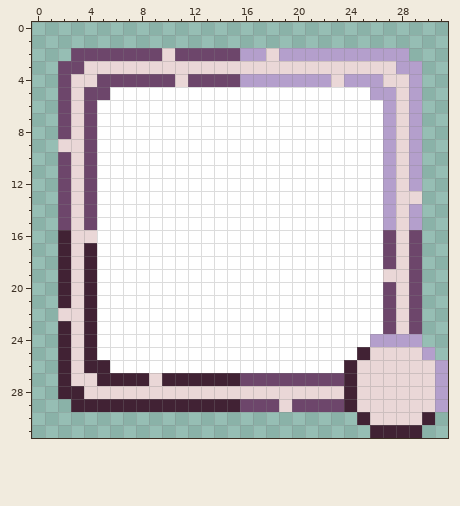
File history of a pixel-art file, Assets/_Project/Art/UI/PotBar.aseprite. That is the earlier state.
32x32 pixels, 1 frame.
Once edited:
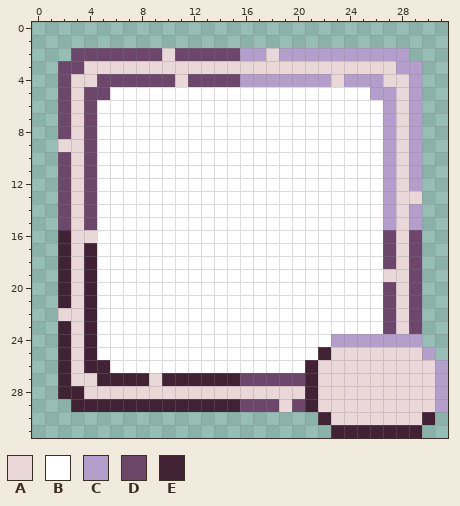
Palette (. is transparent): A #ead7d7  B #ffffff  C #b49fcc  D #6d466b  E #412234
Diff:
Layer "ManaCost":
The author put colour A in row 30 at x 23 to 24.
Colour B becomes colour A in row 25 at x 23 to 24; in row 26 at x 22 to 23.
Colour D becomes colour A in row 27 at x 22 to 23; in row 29 at x 22 to 23.
Colour E becomes colour A in row 25 at x 25; in rows 26 to 29 at x 24; in row 30 at x 25.
Colour B becomes colour C in row 24 at x 23 to 25.
The author put colour E in row 30 at x 22; in row 31 at x 23 to 25.
Colour A becomes colour E in row 28 at x 21.
Colour B becomes colour E in row 25 at x 22; in row 26 at x 21.
Colour D becomes colour E in row 27 at x 21; in row 29 at x 21.
Where, in picture pixels (left, top, right, bottom), the same in both pictures:
changed: (305, 334, 370, 438)
